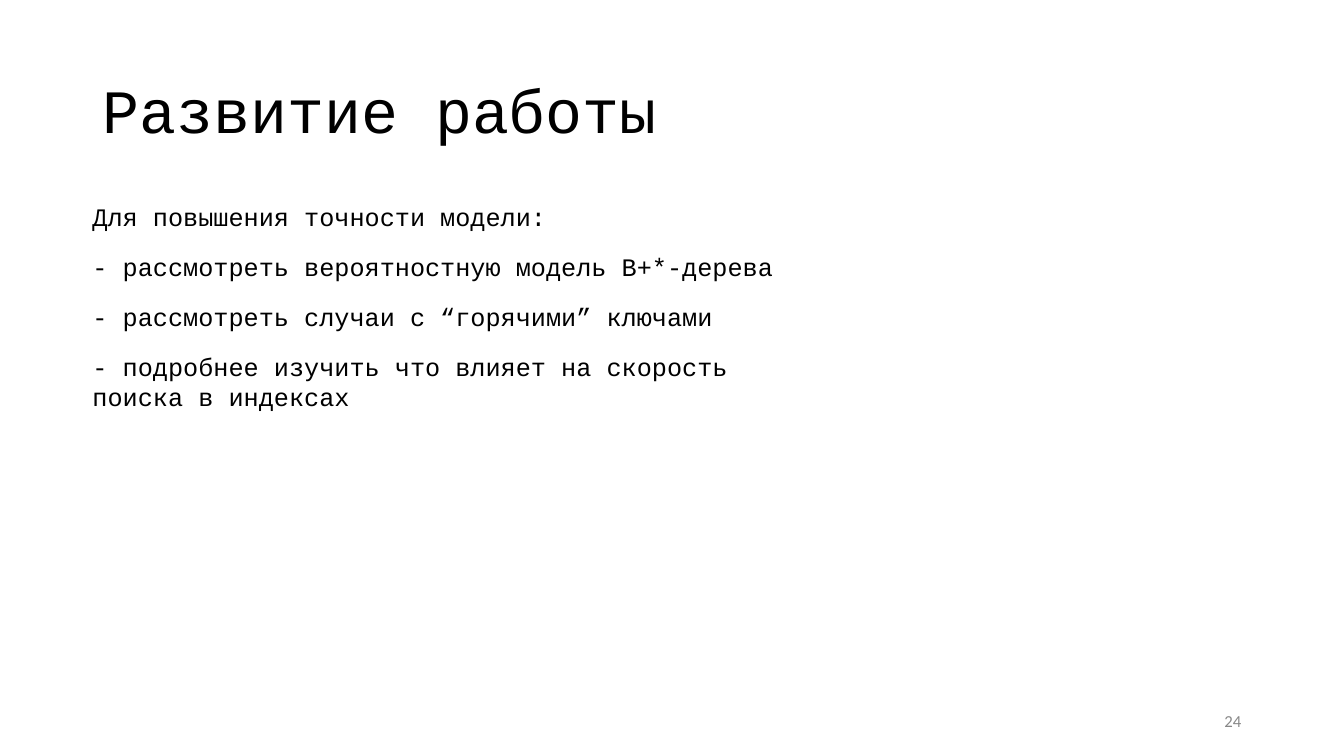
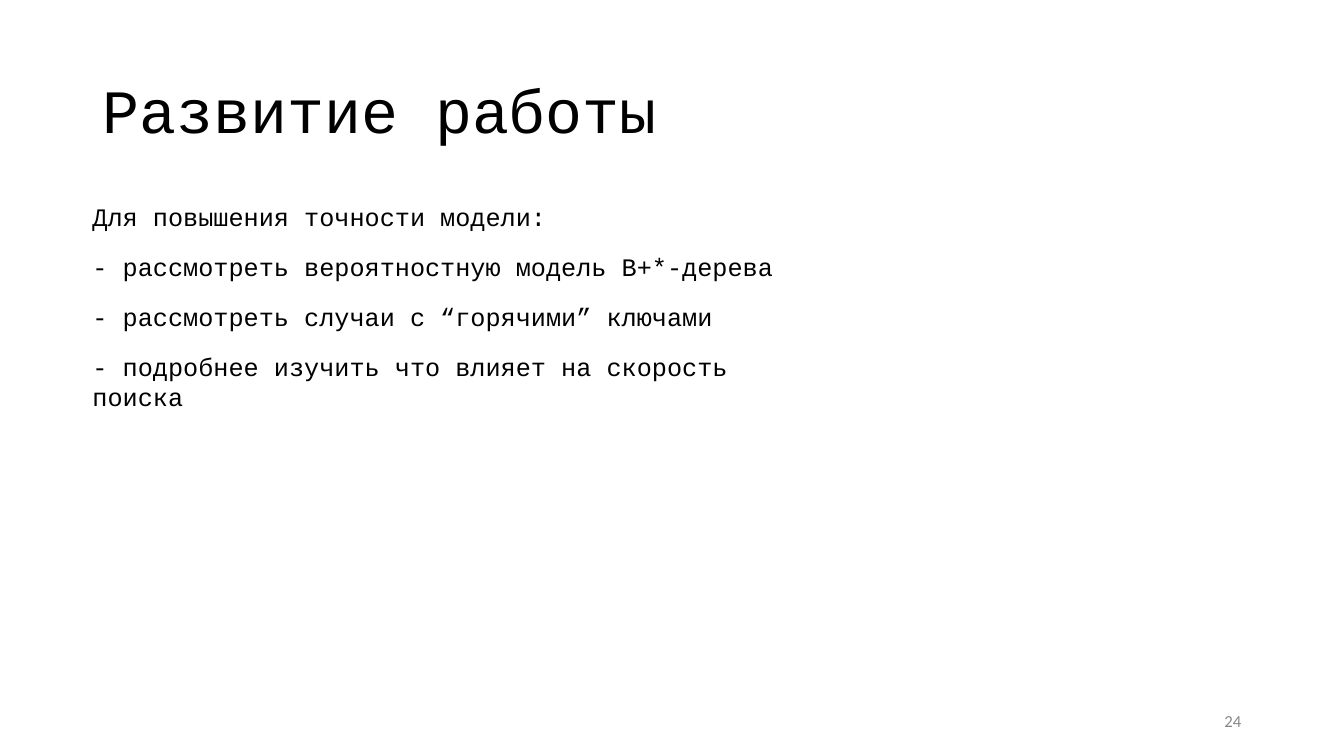
Before and after one commit to vitosotdihaet/pind, a slide deck: slide 24 of diploma/presentation.odp. Drawn at 1344x756 pixels with LibreOffice and Linux fonts; fonts in the diff are those of the drawing. Boxes give left, top, right and bottom in pixels: in the first picture for what was removed or moved away, otherwise in the second. Text is boxed around its words. In the diff, an @@ line names an element or a change of style, - is before the commit and + after.

```diff
--- a/diploma/presentation.odp
+++ b/diploma/presentation.odp
@@ text at [92, 358, 728, 407]: text changed @@
-- подробнее изучить что влияет на скорость поиска в индексах
+- подробнее изучить что влияет на скорость поиска
```
Also in this commit, not shown: 8 other slides changed, 3 other files.
